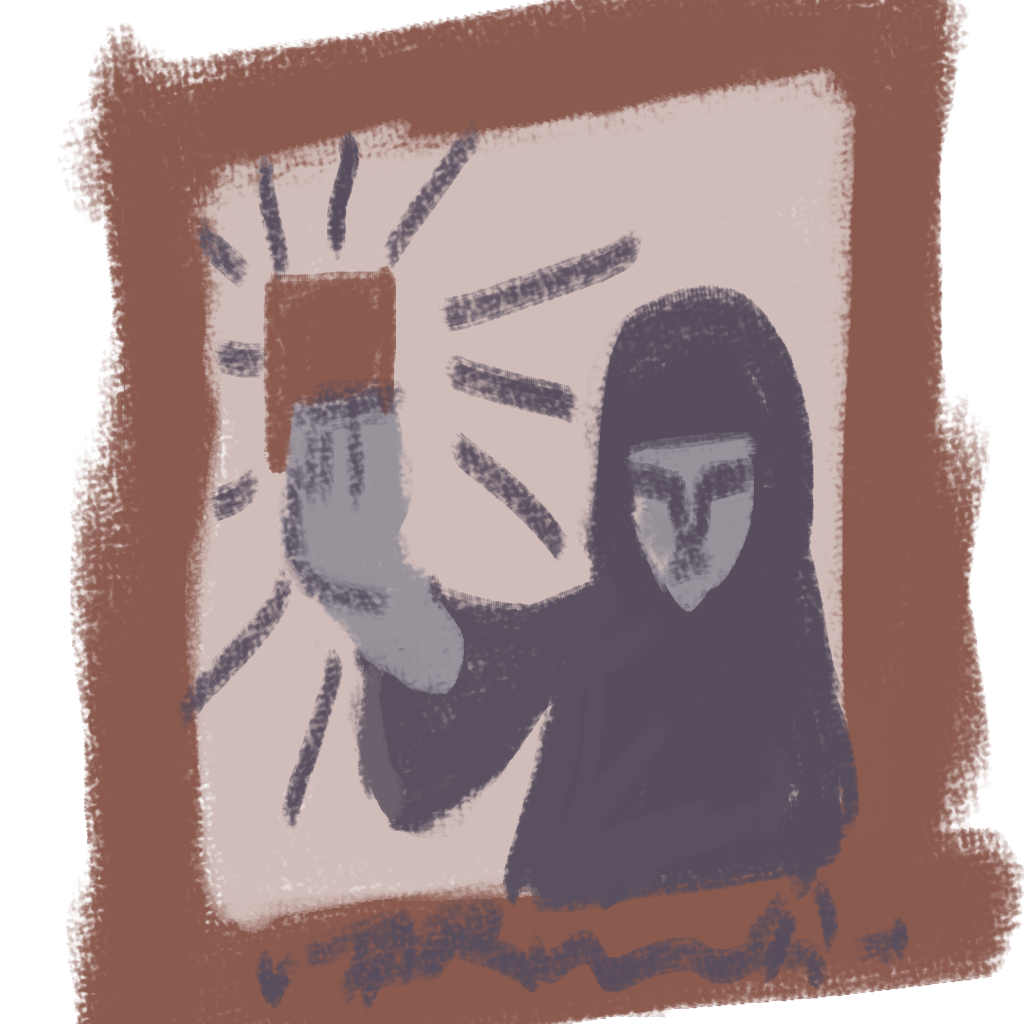
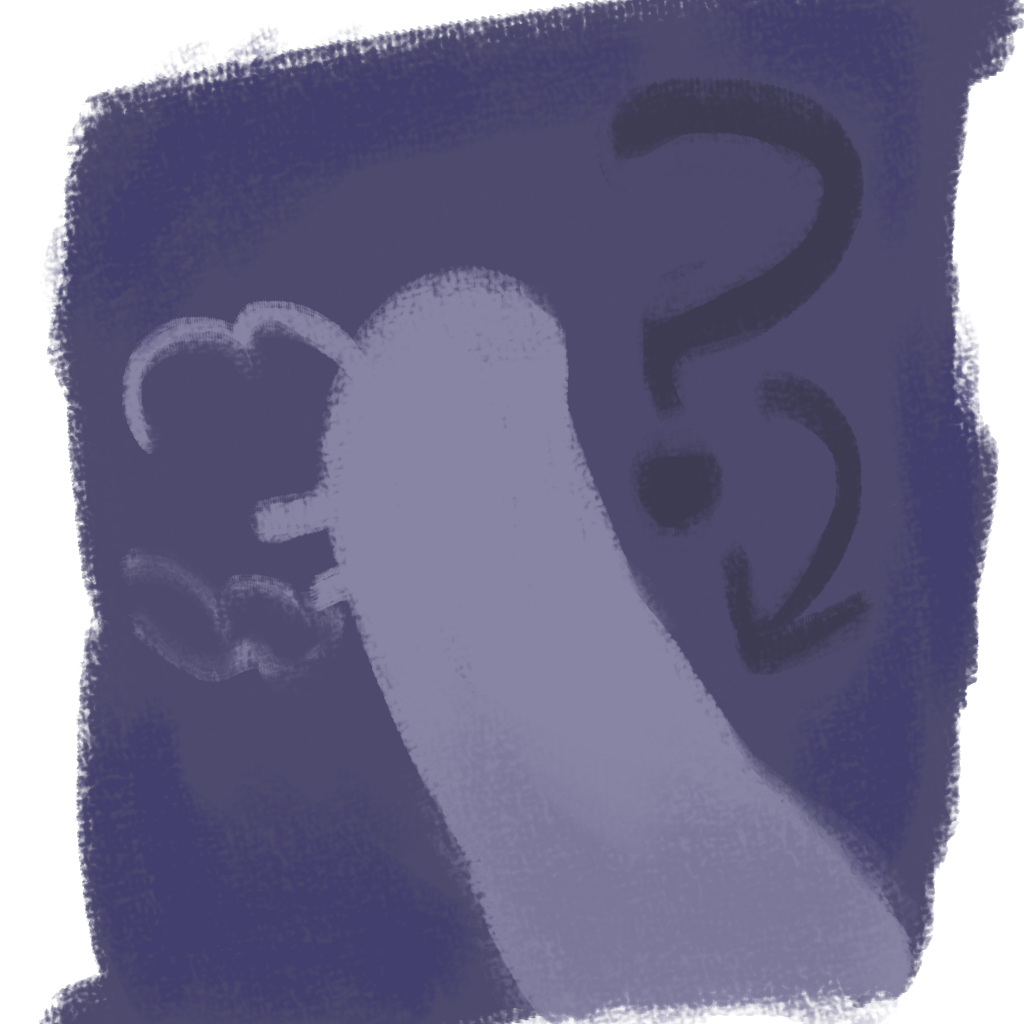
Layers edited between the first and the second 1024x1024 image:
renamed "Capa de pintura 1" to "Capa de pintura 2", painted on it over [left=39, top=0, right=1024, bottom=1024]
